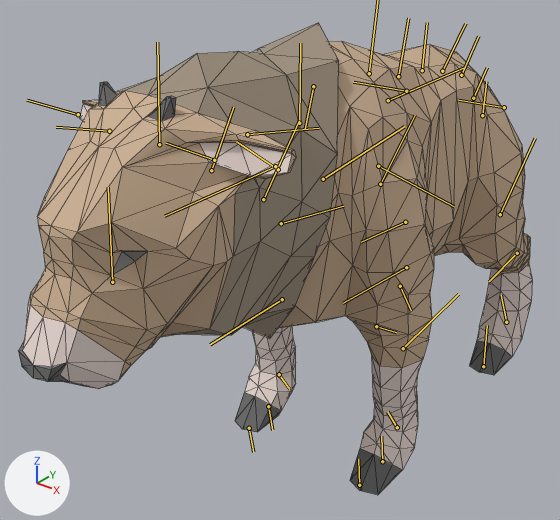
A saved change to the FBX model Assets/Meshes/Characters/MuskaloModel_Still.fbx.
Both versions are drawn from a 50 mm lens placed at (0.0224, -0.0356, 0.0228), pointed at (-0.0019, -0.0053, 0.0039). The lights are fixed; the arrows at lower left show +X, +Y and +Z. Both versions are drawn at frame 2 of the action 'Take 001'; the numbers are the values there. The bones that bend it are drawn over the model as lines. Mesh edges are drawn as thin lines.

The first picture shows 'Duskalo_Mesh'.
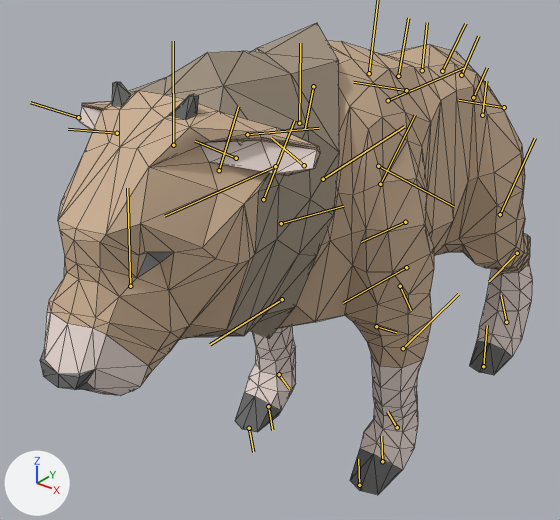
Changed parts and their boxes (x1, y1, x2, y2) in the pictures (560 x 520 px):
'Duskalo_Mesh', posed: before (19, 23, 533, 495); after (40, 23, 533, 495)
bone 'dusk_joint6', root to tip: before (263, 199) to (299, 121); after (263, 199) to (294, 120)

The change, as a list of edits to the scene's bpy script:
```text
Change bone_dusk_joint6:
    where bone_dusk_joint6 = bpy.data.objects['Duskalo_skeleton_grp'].pose.bones['dusk_joint6']  # child of 'dusk_joint5'
    bone_dusk_joint6.rotation_quaternion: (1.0, 0.0, 0.0, 0.0) -> (0.998, 0.035, 0.042, 0.008)  # degrees (0, 0, 0) -> degrees (4, 5, 1)
```
